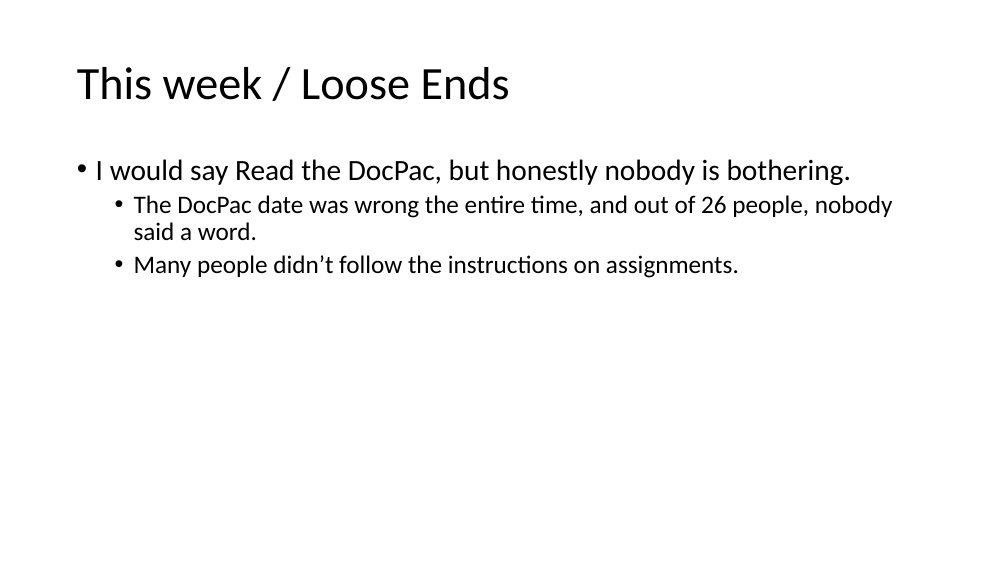
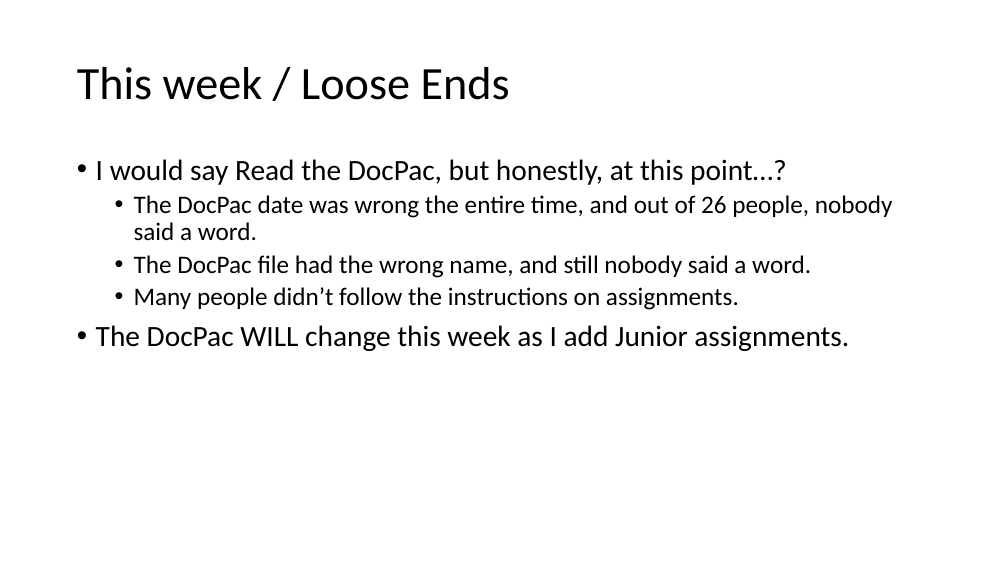
Before and after one commit to parke2023059/docpacs2223, a slide deck: slide 15 of docpac_24240223/Weekly Review.pptx (slide 12 before the commit). Drawn at 1008x567 pixels with LibreOffice and Linux fonts; fonts in the diff are those of the drawing. Boxes give left, top, right and bottom in pixels: in the first picture for what was removed or moved away, otherwise in the second. Text is boxed around its words. In the diff, an @@ line names an element or a change of style, - is before the commit and + after.

```diff
--- a/docpac_24240223/Weekly Review.pptx
+++ b/docpac_24240223/Weekly Review.pptx
@@ text at [96, 159, 786, 185]: text changed @@
-• I would say Read the DocPac, but honestly nobody is bothering.
+• I would say Read the DocPac, but honestly, at this point…?
@@ text at [134, 255, 811, 278]: paragraph added @@
+  • The DocPac file had the wrong name, and still nobody said a word.
@@ text at [96, 325, 849, 351]: paragraph added @@
+• The DocPac WILL change this week as I add Junior assignments.
```
Also in this commit, not shown: 3 other slides changed, 3 slides added, 1 other file.
